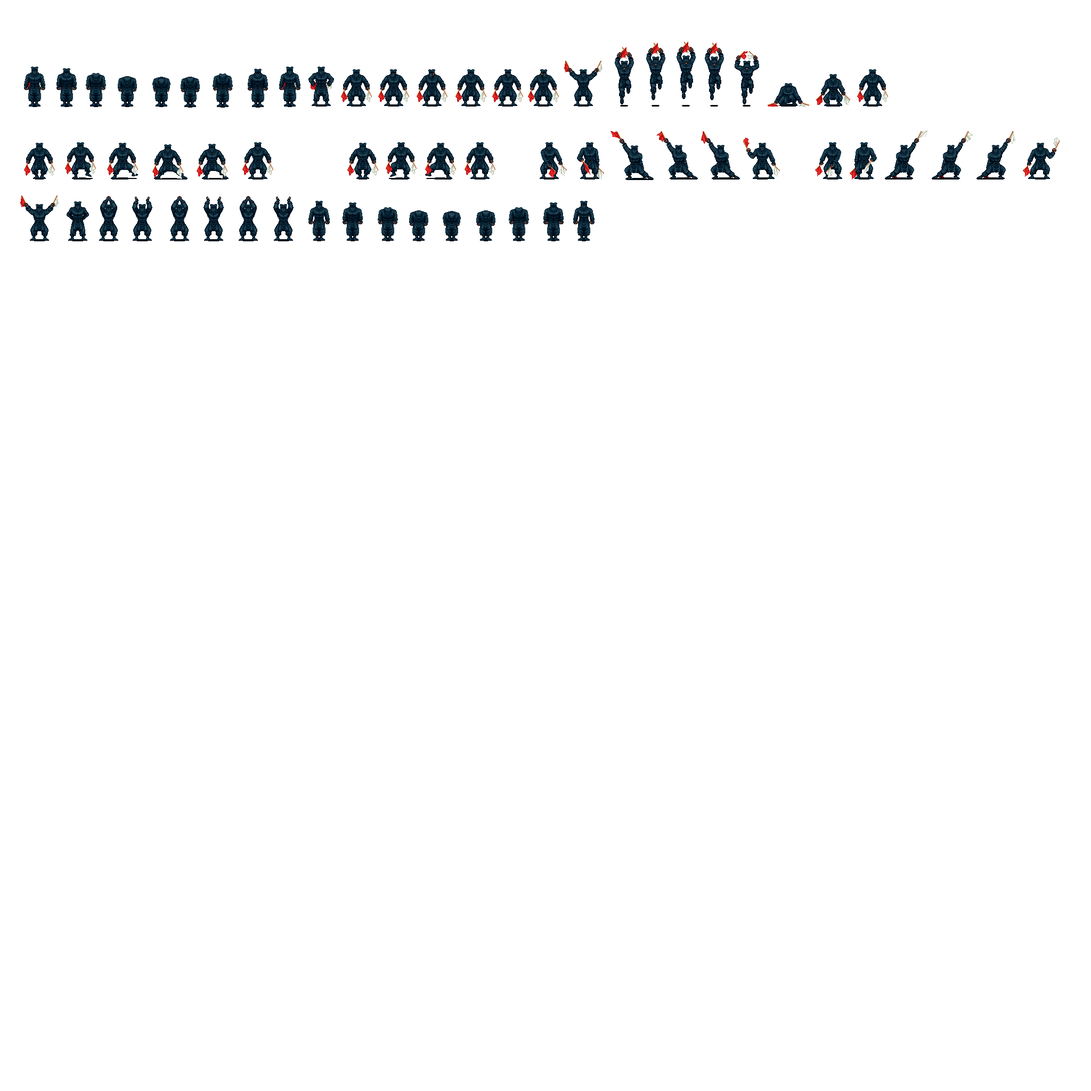
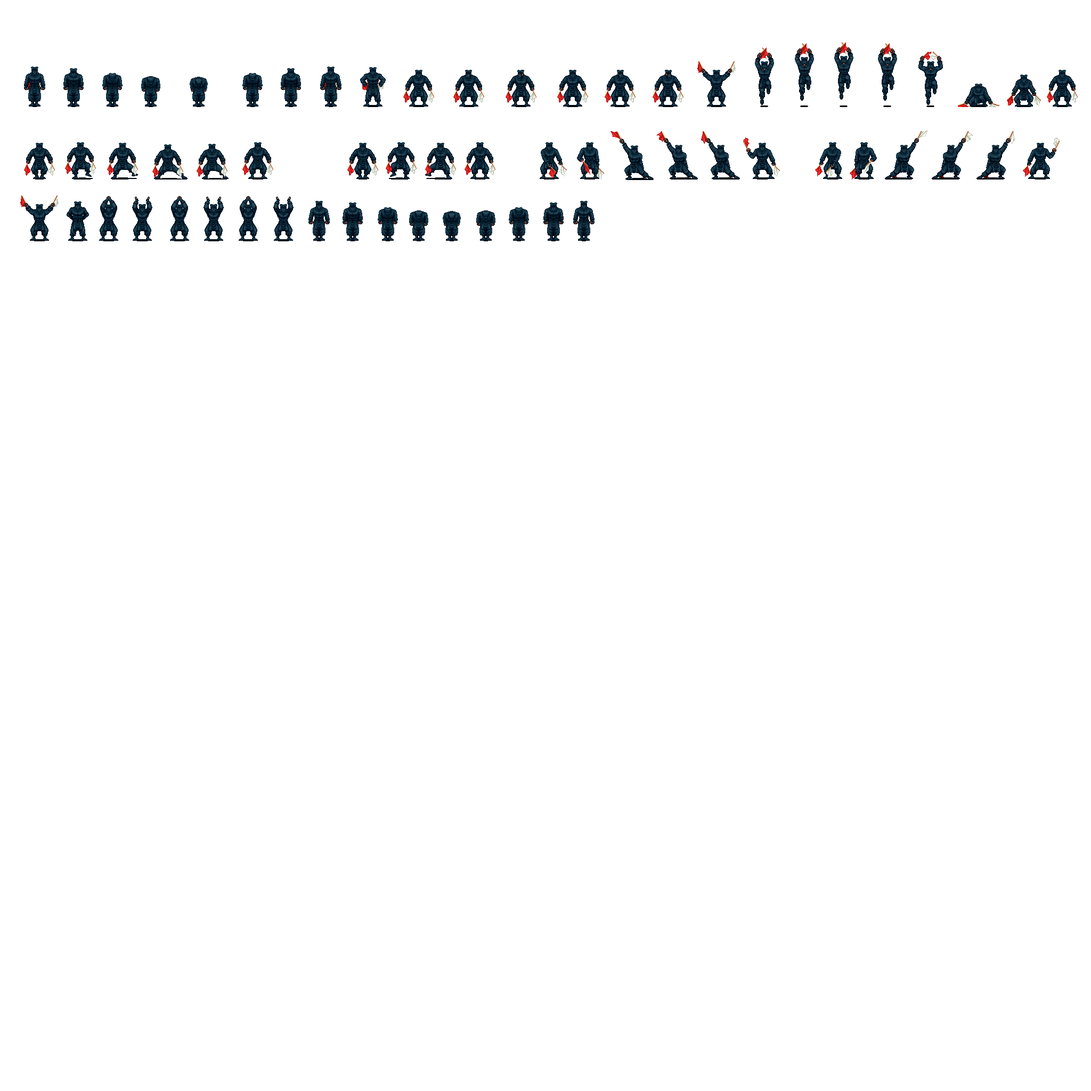
Layered file, before and after one edit (1091x1091). Changes by layer:
renamed "Capa 66" to "Capa 0", painted on it over [left=56, top=42, right=1079, bottom=108]
removed layer "Capa 27" over [left=857, top=69, right=889, bottom=107]
removed layer "Capa 26" over [left=816, top=74, right=851, bottom=107]
removed layer "Capa 25" over [left=767, top=83, right=810, bottom=107]
removed layer "Capa 24" over [left=734, top=51, right=760, bottom=107]
removed layer "Capa 23" over [left=705, top=42, right=725, bottom=107]
removed layer "Capa 22" over [left=676, top=41, right=697, bottom=107]
removed layer "Capa 21" over [left=646, top=42, right=666, bottom=107]
removed layer "Capa 20" over [left=615, top=46, right=635, bottom=107]
removed layer "Capa 19" over [left=564, top=60, right=603, bottom=107]
removed layer "Capa 18" over [left=528, top=69, right=560, bottom=107]
removed layer "Capa 17" over [left=492, top=69, right=524, bottom=107]
removed layer "Capa 16" over [left=455, top=69, right=487, bottom=107]
removed layer "Capa 14" over [left=416, top=69, right=448, bottom=107]
removed layer "Capa 13" over [left=378, top=69, right=410, bottom=107]
removed layer "Capa 12" over [left=341, top=69, right=373, bottom=107]
removed layer "Capa 11" over [left=308, top=66, right=335, bottom=107]
removed layer "Capa 10" over [left=279, top=66, right=301, bottom=108]
removed layer "Capa 9" over [left=247, top=68, right=269, bottom=108]
removed layer "Capa 8" over [left=212, top=73, right=233, bottom=108]
removed layer "Capa 7" over [left=180, top=76, right=200, bottom=108]
removed layer "Capa 5" over [left=117, top=76, right=137, bottom=108]
removed layer "Capa 4" over [left=85, top=73, right=107, bottom=108]
removed layer "Capa 3" over [left=56, top=68, right=77, bottom=108]
…and 1 more changes (1 removed)
